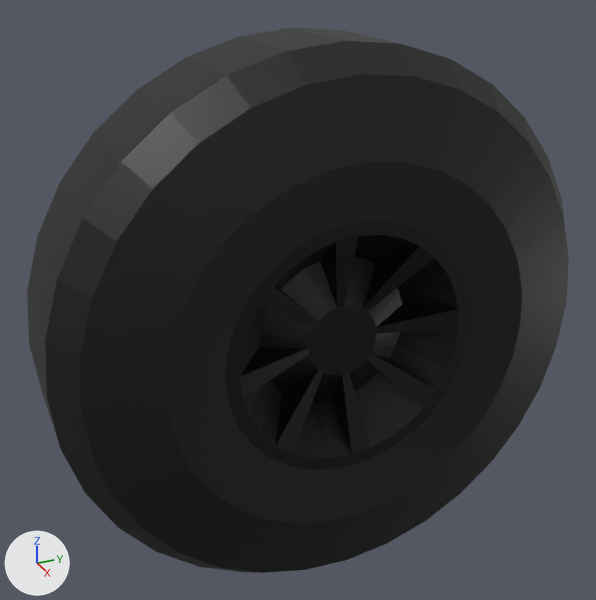
One commit to the COLLADA model skulltruckWheel.dae: the scene before it, then after it.
One viewpoint serves both versions: a 50 mm camera at (2.539, -2.216, -0.127) aimed at (1.146, -1.589, -0.823). Lighting does not change. The marker at lower left points along +X, +Y and +Z. Where no turn or scale is listed for an object, it has been applied to the vertices.

Script lines for the objects in view, before the commit:
```python
me_cylinder_002 = bpy.data.meshes.new('Cylinder.002')
me_cylinder_002.from_pydata(...)  # 480 vertices, 956 faces; spans x 0.981..1.364, y -2.11..-1.016, z -1.257..-0.163
# faces by material slot: [512, 444]
me_cylinder_002.materials.append(mat_rubber)  # black #0c0c0c
me_cylinder_002.materials.append(mat_metal)  # black #333333
ob_wheel = bpy.data.objects.new('wheel', me_cylinder_002)
ob_wheel.location = (0.0, 0.0, -0.142)
```
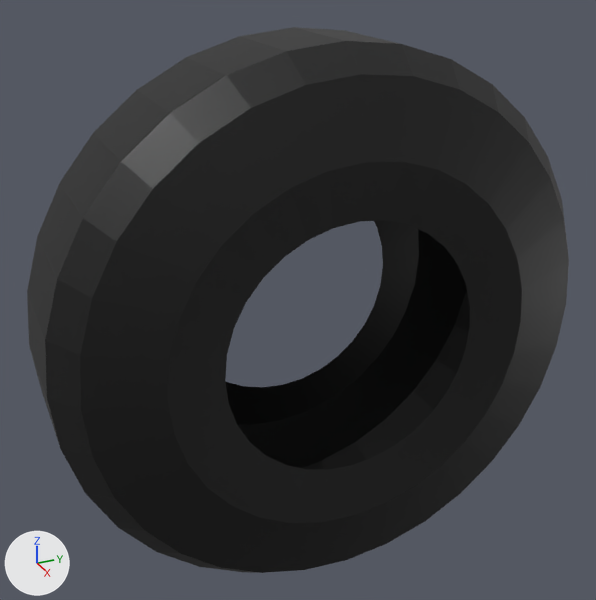
What differs and where, as boxes (x1, y1, x2, y2) in the pictures (596 x 600 px):
part 1 of me_cylinder_002, deleted (black)
    before: (225, 220, 470, 470)

The change in detail:
me_cylinder_002 is used by ob_wheel; location (0.0, 0.0, -0.142).
me_cylinder_002 had 480 vertices, 956 faces and spanned x 0.981..1.364, y -2.11..-1.016, z -1.257..-0.163.
me_cylinder_002 now has 288 vertices, 512 faces and spans x 0.981..1.364, y -2.11..-1.016, z -1.257..-0.163.
Part 1, on me_cylinder_002:
96 vertices are removed from x 1.255..1.345, y -1.791..-1.334, z -0.938..-0.482.
222 faces are deleted.
me_cylinder_002 no longer uses material mat_metal (black #333333).
